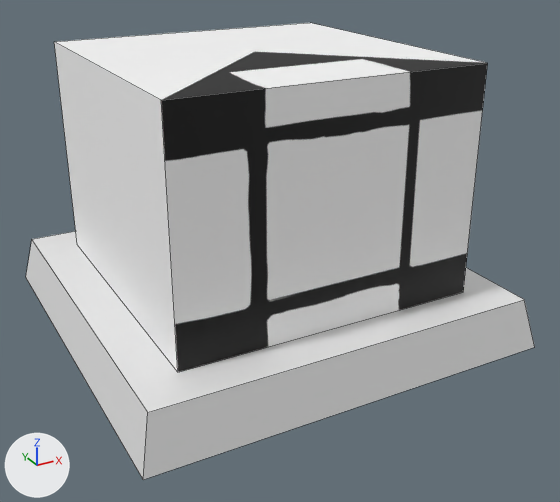
What one commit did to the FBX model Assets/Art/3D/Houses Final/4 Sides Building.fbx.
Both versions are drawn from a 50 mm lens placed at (-1.67, -3.28, 1.7), pointed at (0.04, -0.16, 0.15). Lighting does not change. The marker at lower left points along +X, +Y and +Z. Mesh edges are drawn as thin lines.

Names of what the first picture shows: '4 Sides Ground', '4 Sides House'.
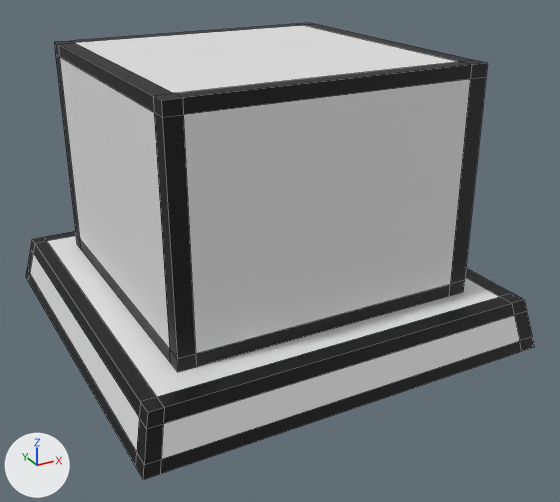
Changed parts and their boxes [x1, y1, x2, y2] in the pictures (560 x 502 px):
'4 Sides House', reshaped, turned, rescaled
    both: [54, 23, 488, 372]
'4 Sides Ground', reshaped, turned, rescaled
    both: [26, 231, 535, 480]
part 2 of me_cube_004, deleted
    before: [26, 231, 535, 480]
part 3 of me_cube_004, added
    after: [26, 231, 535, 480]

The change, as a diff of the scene's bpy script:
```diff
--- a/Assets/Art/3D/Houses Final/4 Sides Building.fbx.py
+++ b/Assets/Art/3D/Houses Final/4 Sides Building.fbx.py
@@ mat_black @@
+mat_black = principled_material('BLACK')
+mat_black.base_color = (0.0, 0.0, 0.0)  # black #000000
@@ mat_white @@
+mat_white = principled_material('WHITE')
+mat_white.base_color = (0.8, 0.8, 0.8)  # white #e7e7e7
@@ me_cube_001 @@
 # used by ob_4_sides_house; location = (0.0, 0.0, 0.223); rotation_euler = (1.571, 0.0, 0.0), in degrees (90, 0, 0); scale = (0.01, 0.01, 0.01)
-me_cube_001.from_pydata(...)  # 8 vertices, 5 faces; spans x -74.3..74.3, y -22.0..88.0, z -74.3..74.3
-me_cube_001.materials.append(mat_material_001)  # picture img_defaultmaterial_base_color_png
+me_cube_001.from_pydata(...)  # 52 vertices, 45 faces; spans x -7428.7..7428.7, y -7428.7..7428.7, z -8803.8..2200.6
+# me_cube_001 part 1: the whole mesh is rebuilt
+me_cube_001.materials.append(mat_white)  # white #e7e7e7
+me_cube_001.materials.append(mat_black)  # black #000000
@@ me_cube_004 @@
 # used by ob_4_sides_ground; location = (0.0, 0.0, -0.256); rotation_euler = (1.571, 0.0, 0.0), in degrees (90, 0, 0); scale = (0.01, 0.01, 0.01)
 # verts and faces of me_cube_004; kept vertices keep their numbers, new ones are numbered from 8
 # before: 0 (-100.0, 1.0, 100.0) at pixel (143, 479), 1 (-94.0, 26.0, 94.0) at pixel (147, 412), 2 (-100.0, 1.0, -100.0) at pixel (25, 277), 3 (-94.0, 26.0, -94.0) at pixel (31, 239), 4 (100.0, 1.0, 100.0) at pixel (534, 347)
 # before: 5 (94.0, 26.0, 94.0) at pixel (524, 299), 6 (100.0, 1.0, -100.0), 7 (94.0, 26.0, -94.0)
-me_cube_004.from_pydata(...)  # 8 vertices, 5 faces; spans x -100.0..100.0, y 1.0..26.0, z -100.0..100.0
+me_cube_004.from_pydata(...)  # 52 vertices, 45 faces; spans x -10000.0..10000.0, y -10000.0..10000.0, z -2586.0..-100.0
+# me_cube_004 part 2
+delete_vertices([*range(0, 8)])  # with the faces that use them
+# me_cube_004 part 3
+# 52 vertices are added at x -10000.0..10000.0, y -10000.0..10000.0, z -2586.0..-100.0
+# 40 new faces join them, mat_black (black #000000)
+# 5 new faces join them, mat_white (white #e7e7e7)
+me_cube_004.materials.append(mat_white)  # white #e7e7e7
+me_cube_004.materials.append(mat_black)  # black #000000
@@ ob_4_sides_house @@
 ob_4_sides_house.location = (0.0, 0.0, 0.223)
-ob_4_sides_house.rotation_euler = (1.571, 0.0, 0.0)  # degrees (90, 0, 0)
-ob_4_sides_house.scale = (0.01, 0.01, 0.01)
+ob_4_sides_house.rotation_euler = (-3.142, 0.0, 0.0)  # degrees (-180, 0, 0)
+ob_4_sides_house.scale = (0.0001, 0.0001, 0.0001)
@@ ob_4_sides_ground @@
 ob_4_sides_ground.location = (0.0, 0.0, -0.256)
-ob_4_sides_ground.rotation_euler = (1.571, 0.0, 0.0)  # degrees (90, 0, 0)
-ob_4_sides_ground.scale = (0.01, 0.01, 0.01)
+ob_4_sides_ground.rotation_euler = (-3.142, 0.0, 0.0)  # degrees (-180, 0, 0)
+ob_4_sides_ground.scale = (0.0001, 0.0001, 0.0001)
```
